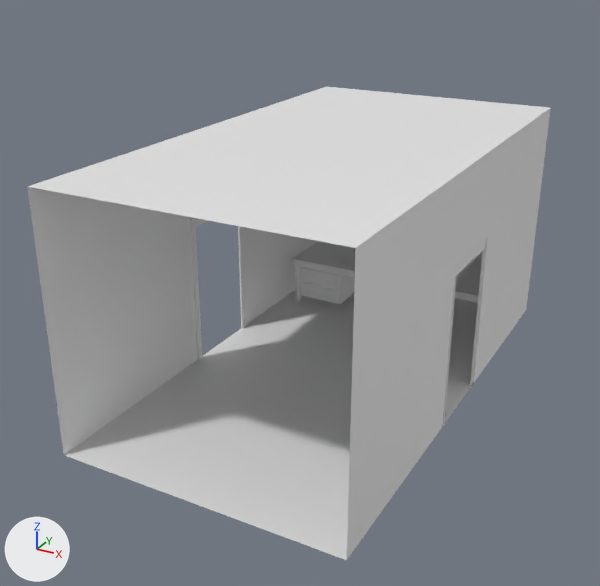
Before and after pictures for a commit that changed the Blender file modelBlend/SecurityRoomInitial.blend.
The view is the same before and after, from a 50 mm camera at (12.2, -24.8, 15.3) aimed at (-0.6, -1.5, 3.7). The axes (+X, +Y, +Z) are drawn at lower left. The lights are the same throughout.
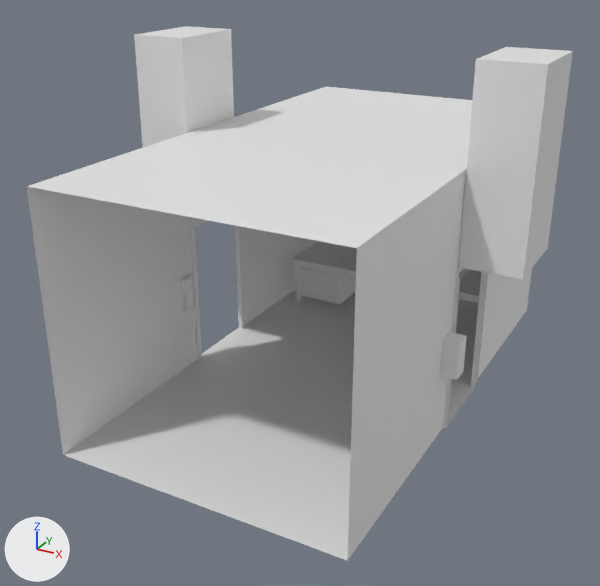
Where the change shows, as pixel boxes (x1, y1, x2, y2) in the pictures (600 x 586 px):
'Plane', rescaled: before (27, 87, 551, 560); after (27, 87, 532, 561)
'Cube.007', added: after (134, 26, 573, 279)
'Cube.006', added: after (180, 274, 467, 379)

The change, as a diff of the scene's bpy script:
```diff
--- a/modelBlend/SecurityRoomInitial.blend.py
+++ b/modelBlend/SecurityRoomInitial.blend.py
@@ me_cube_007 @@
+me_cube_007.from_pydata(...)  # a box spanning x -7.03..-5.03, y -1.5..1.5, z 0.0..6.0
@@ me_cube_006 @@
+me_cube_006.from_pydata(...)  # 268 vertices, 240 faces; spans x -15.83..-13.71, y -7.78..-5.78, z 3.67..5.67
+me_cube_006.polygons.foreach_set('use_smooth', [True] * 240)
@@ ob_plane @@
 ob_plane.location = (0.0, 0.0, 0.0)
-ob_plane.scale = (4.97, 8.99, 8.99)
+ob_plane.scale = (5.0, 8.99, 8.99)
@@ ob_cube_007 @@
+ob_cube_007 = bpy.data.objects.new('Cube.007', me_cube_007)
+ob_cube_007.location = (0.0, 0.0, 5.71)
+ob_cube_007.scale = (1.0, 1.0, 1.04)
+_m = ob_cube_007.modifiers.new('Mirror', 'MIRROR')
+_m.use_clip = True
@@ ob_cube_006 @@
+ob_cube_006 = bpy.data.objects.new('Cube.006', me_cube_006)
+ob_cube_006.location = (0.0, 0.0, 0.0)
+ob_cube_006.scale = (0.352, 0.317, 0.643)
+_m = ob_cube_006.modifiers.new('Mirror', 'MIRROR')
+_m.use_clip = True
+_m = ob_cube_006.modifiers.new('Subdivision', 'SUBSURF')
+_m.levels = 0
```
